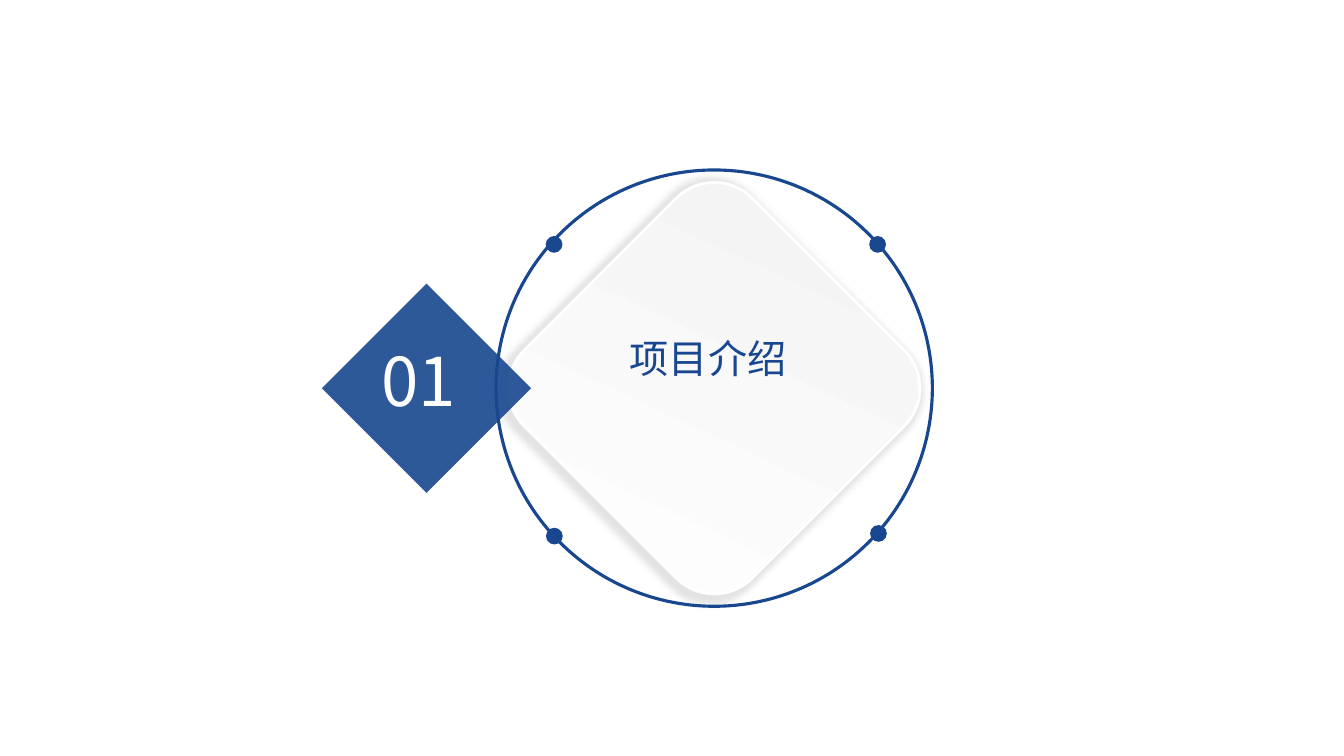
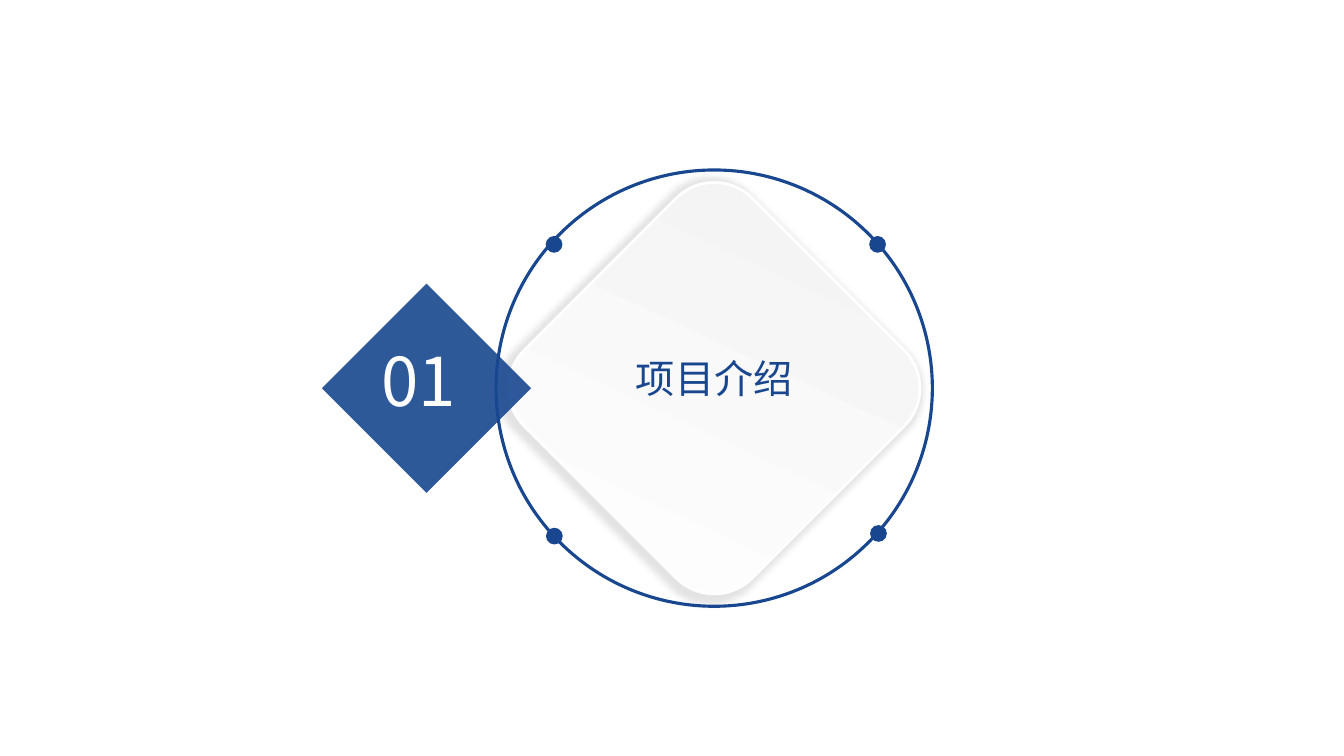
Before and after one commit to yiranyyu/simple_chat_room, a slide deck: slide 3 of doc/simple_chat_room.pptx. Drawn at 1344x756 pixels with LibreOffice and Linux fonts; fonts in the diff are those of the drawing; background and template pictures are left out. Boxes give left, top, right and bottom in pixels: in the first picture for what was removed or moved away, otherwise in the second. Text is boxed around its words. In the diff, an @@ line names an element or a change of style, - is before the commit and + after.

```diff
--- a/doc/simple_chat_room.pptx
+++ b/doc/simple_chat_room.pptx
@@ text "项目介绍": place and size @@
-text "项目介绍" at (630, 340, 787, 377)
+text "项目介绍" at (636, 360, 793, 397)
```
Also in this commit, not shown: 2 other slides changed, 4 slides added, 13 slides removed, 1 other file.
